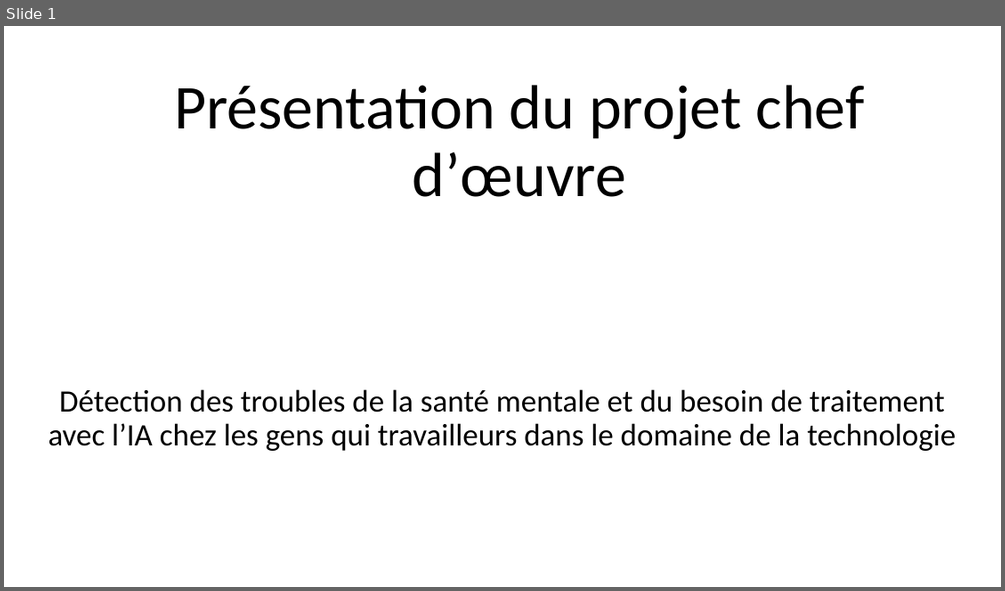
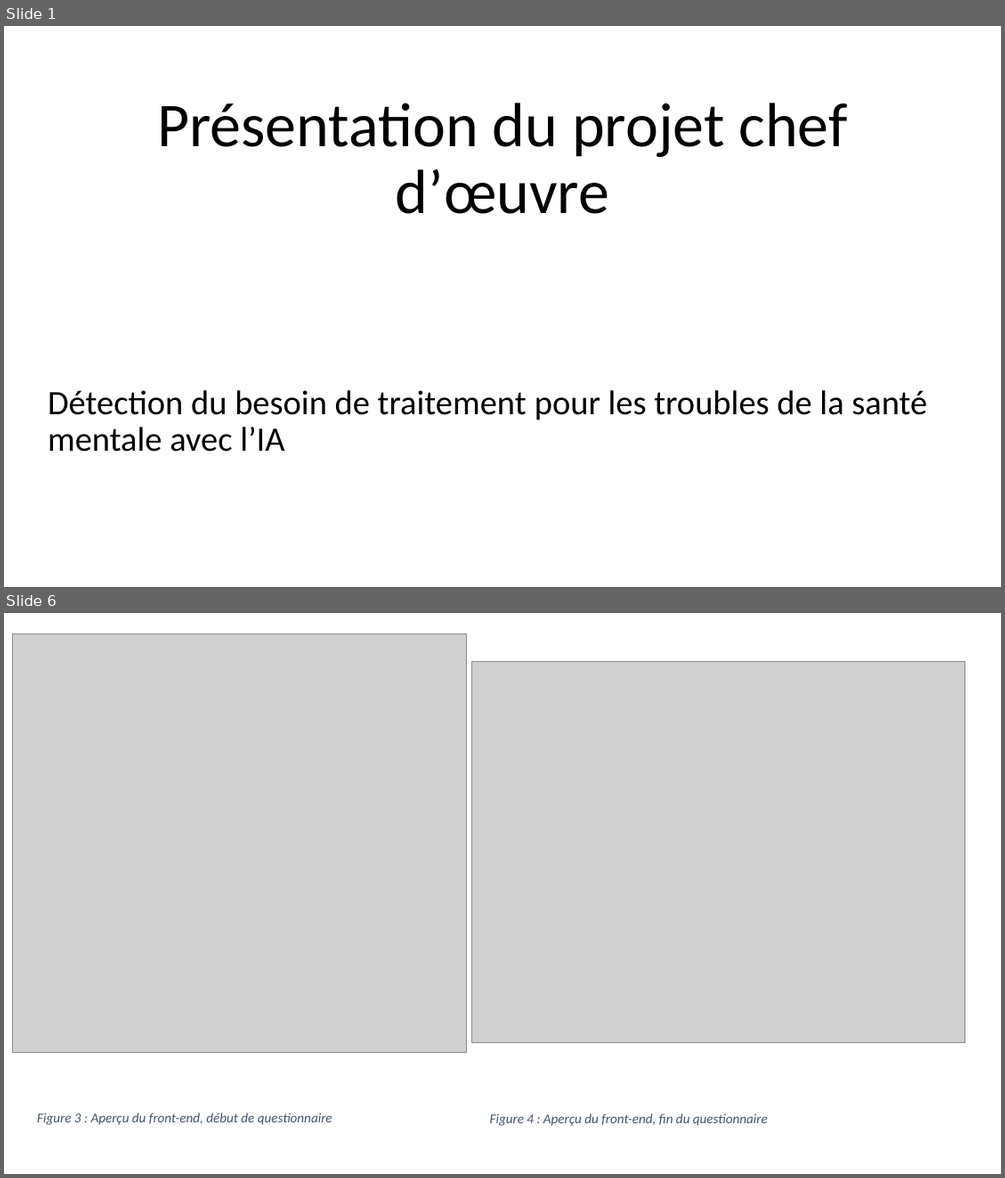
Before and after one commit to gdaume24/Projet-chef-d-oeuvre, a slide deck: E1/diapo.PPTX. Shown one above the other, each under a label of ours: slide 1 before the commit, slides 1 and 6 after it; the slides between them are not shown. The pictures are 1005x591 and 1005x1178 pixels, drawn with LibreOffice and Linux fonts; fonts in the diff are those of the drawing; grey boxes stand for pictures. Boxes give left, top, right and bottom in pixels: in the first picture for what was removed or moved away, otherwise in the second. Text is boxed around its words. In the diff, an @@ line names an element or a change of style, - is before the commit and + after.

```diff
--- a/E1/diapo.PPTX
+++ b/E1/diapo.PPTX
@@ slide 6 added at box(4, 613, 1001, 1174), background #FFFFFF @@
@@ picture added at box(13, 634, 466, 1052) @@
@@ picture added at box(471, 662, 965, 1043) @@
@@ text added at box(37, 1112, 332, 1125), 13 pt, text #44546A, italic @@
+Figure 3 : Aperçu du front-end, début de questionnaire
@@ text added at box(490, 1113, 768, 1126), 13 pt, text #44546A, italic @@
+Figure 4 : Aperçu du front-end, fin du questionnaire
@@ slide 1 changed as well @@
@@ title "Présentation du projet chef d’œuvre": place and size @@
-title "Présentation du projet chef d’œuvre" at box(174, 85, 865, 197)
+title "Présentation du projet chef d’œuvre" at box(157, 103, 848, 214)
@@ subtitle at box(48, 390, 927, 451): text changed; size 30 to 33 pt @@
-Détection des troubles de la santé mentale et du besoin de traitement avec l’IA chez les gens qui travailleurs dans le domaine de la technologie
+Détection du besoin de traitement pour les troubles de la santé mentale avec l’IA
```
Also in this commit, not shown: 31 other slides added, 1 slide removed, 12 other files.
